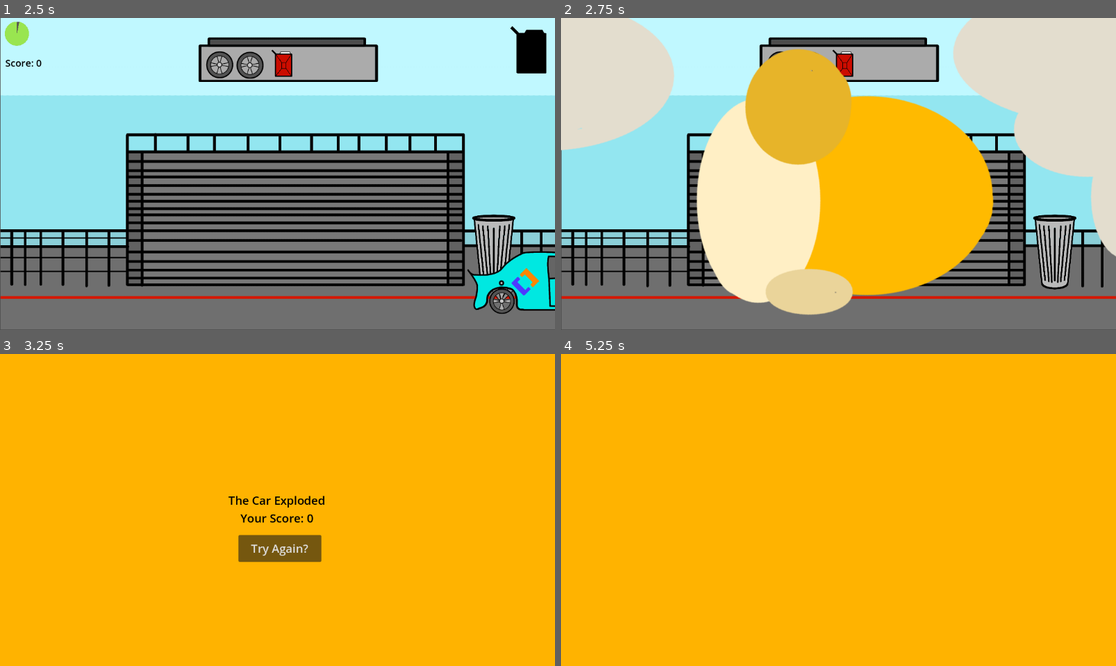
Above: before the commit, frames 1-4 (two rows, left to right).
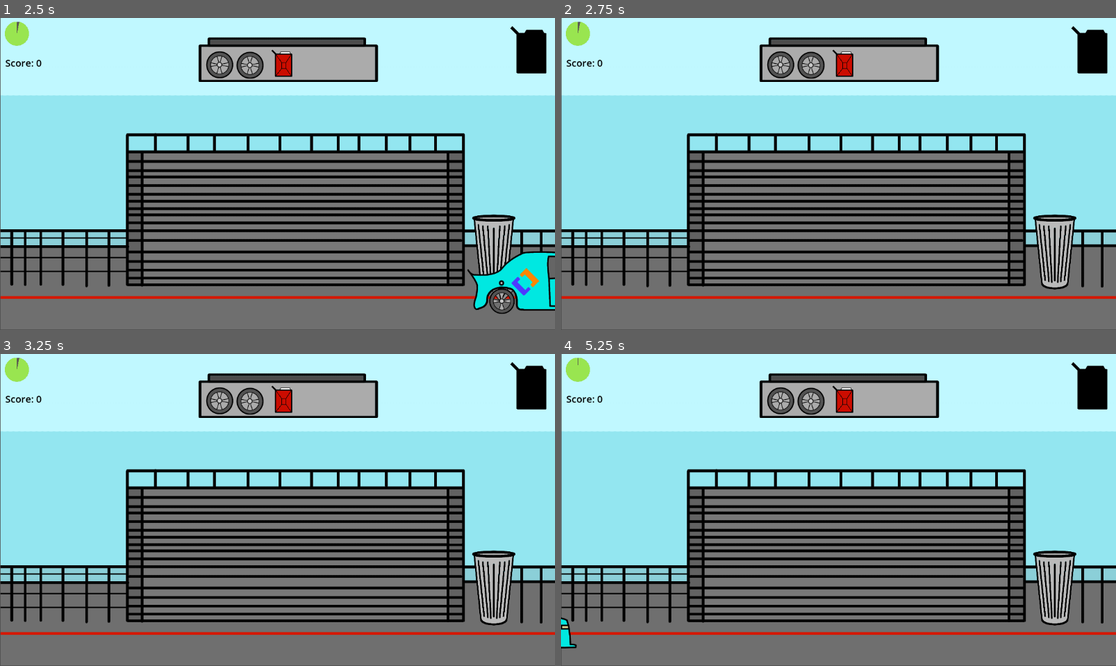
Above: after the commit, the same moments.

Repository: CrossScarDev/Pitstop-Frenzy
Game: Godot game, scene res://scenes/title.tscn
The game is run twice, just before and just after one commit, with the same random seed, the same clock (stepped at 60 frames per second) and the same inputs. Sound files missing from this copy of the repository are replaced by a short silence.
Inputs (mouse positions are in pixels of both pictures, inside the frame that each line leads up to):
- Up to frame 1 (2.5 s): click (299, 211) at 0.5 s; click (299, 202) at 1.25 s; tap Enter (Next Car) at 2, 2.1 s; move the mouse to (399, 158) at 2.02 s; click (399, 158) at 2.17 s
- Up to frame 2 (2.75 s): no input
- Up to frame 3 (3.25 s): drag from (166, 525) to (249, 572) at 2.77 s
- Up to frame 4 (5.25 s): click (838, 547) at 3.5 s, where only the run before the commit has a clickable "Try Again?"; move the mouse to (894, 441) at 4.27 s; tap Enter (Next Car) at 4.35 s; click (894, 441) at 4.42 s; click (838, 547) at 5 s, where only the run after the commit has a clickable "Try Again?"

Frame 1 is identical in both runs. In frame 2, 52% of the frame differs, in the area x 0-100%, y 0-96%; in frame 3, 100%; in frame 4, 100%, in the area x 0-100%, y 0-100%.

Commit message:
finish adding sfx

Diff:
--- a/scenes/Main.tscn
+++ b/scenes/Main.tscn
@@ -47,9 +47,10 @@
 scale = Vector2(0.323741, 0.41689)
 texture = ExtResource("5_bxhyr")
 
-[node name="Car" parent="." instance=ExtResource("1_bfyfi")]
+[node name="Car" parent="." node_paths=PackedStringArray("audio_player") instance=ExtResource("1_bfyfi")]
 position = Vector2(-825, 220)
 APPROACH_FRICTION = 0.9
+audio_player = NodePath("../AudioStreamPlayer2D")
 
 [node name="Replacements" type="Sprite2D" parent="."]
 position = Vector2(598, 87)
--- a/scripts/car.gd
+++ b/scripts/car.gd
@@ -11,6 +11,10 @@
 
 signal check_and_reset
 
+@export var audio_player: AudioStreamPlayer2D
+var car_sfx = preload("res://audio/car.wav")
+
+
 func _process(delta: float) -> void:
 	if position.x < 45:
 		velocity += delta * 100
@@ -18,6 +22,10 @@
 		position.x += velocity
 	if oldNextCar != nextCar:
 		velocity = 0
+		audio_player.stop()
+		audio_player.volume_db = 0
+		audio_player.stream = car_sfx
+		audio_player.play(8.0)
 	if nextCar:
 		if position.x < get_viewport_rect().size.x - 350:
 			velocity += delta * 100
--- a/scripts/main.gd
+++ b/scripts/main.gd
@@ -44,6 +44,11 @@
 
 
 func _on_car_check_and_reset() -> void:
+	car.nextCar = false
+	await get_tree().create_timer(2).timeout
+	audio_player.stop()
+	audio_player.volume_db = 0
+
 	var all_visible = true
 	for piece in car.get_node("Car Pieces").get_children():
 		if not piece.visible:
@@ -57,7 +62,7 @@
 			break
 
 	if not all_visible or not all_replacements_used or car.gas < 80:
-		death("The Car Exploded")
+		death("You Failed To Replace All The Parts and Refuel")
 	else:
 		score += round(timer.value)
 		score_label.text = "Score: " + str(score)
@@ -66,8 +71,6 @@
 	$reset_timer.set_wait_time(1.0)
 	$reset_timer.set_one_shot(true)
 	$reset_timer.start()
-
-	car.nextCar = false
 
 
 func death(message: String) -> void:
Not shown, added: audio/car.wav.import
Not shown, added: audio/car.wav
